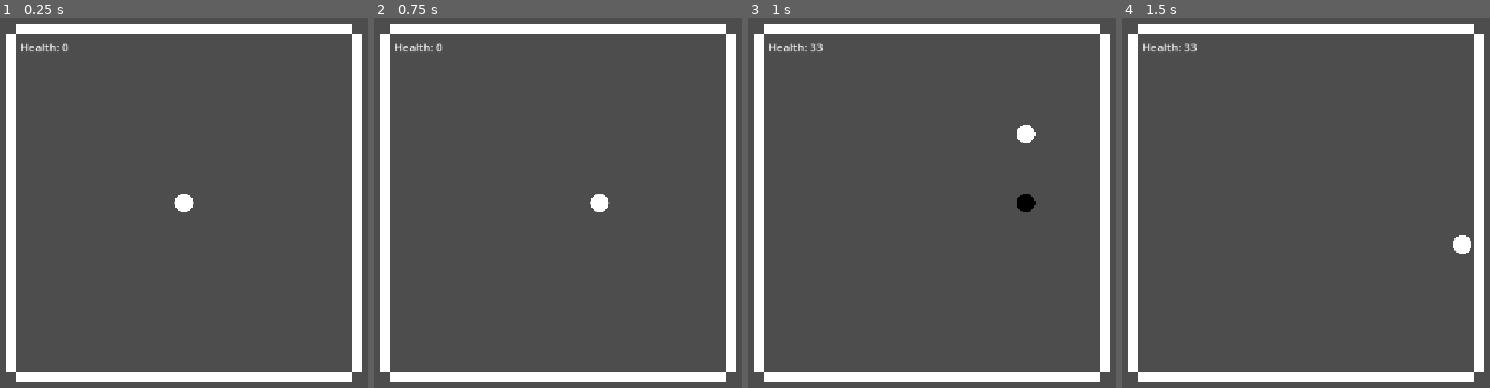
Above: before the commit, frames 1-4 (left to right).
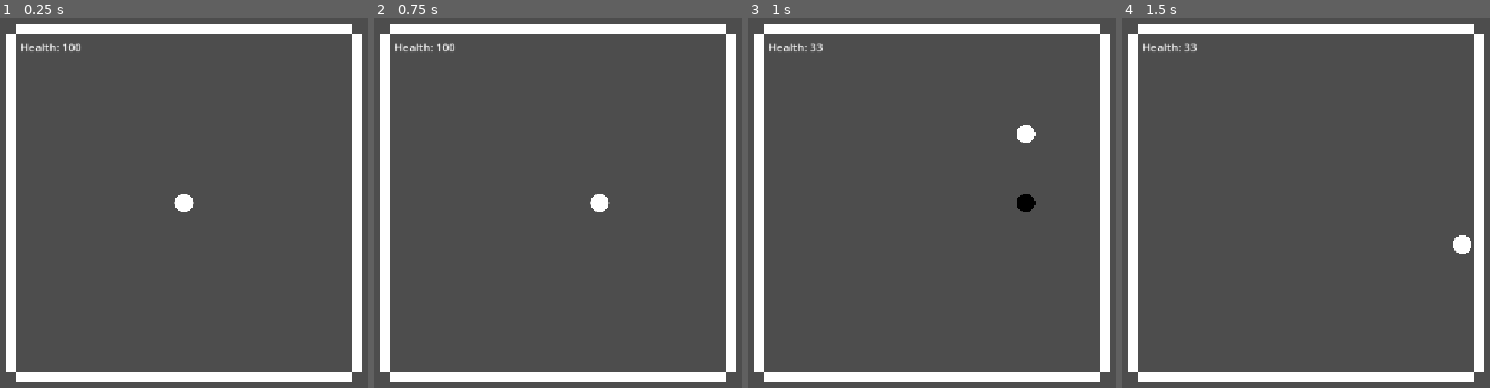
Above: after the commit, the same moments.

Repository: CSIE-Challenge/Challenge2026
Game: Godot game, scene res://Scenes/main.tscn
Same seed, same stepped clock (60 frames per second), same inputs: the game is played once before the commit and once after it.
Inputs:
- Up to frame 1 (0.25 s): no input
- Up to frame 2 (0.75 s): tap Enter at 0.5 s; hold D (move_right) from 0.53 s (still down)
- Up to frame 3 (1 s): keep holding D (move_right); tap Space (jump) at 0.77 s
- Up to frame 4 (1.5 s): release D (move_right) at 1.28 s; hold S (move_down) from 1.28 s (still down)

The runs differ from the first frame. In frame 1, less than 0.1% of the frame differs, in the area x 16-22%, y 6-9%; in frame 2, less than 0.1%; in frame 3, nothing differs; in frame 4, nothing differs.

Commit message:
fix: initial health point is zero
修復了遊戲開始時血量為0的bug，這部份是湊字數用的

Diff:
--- a/Scripts/game_manager.gd
+++ b/Scripts/game_manager.gd
@@ -6,7 +6,7 @@
 
 func _ready() -> void:
 	GlobalSignal.player_hit.connect(on_player_hit)
-	health_label.text = "Health: %d" % player.health
+	health_label.text = "Health: %d" % player.max_health
 
 
 func on_player_hit(damage: int):
